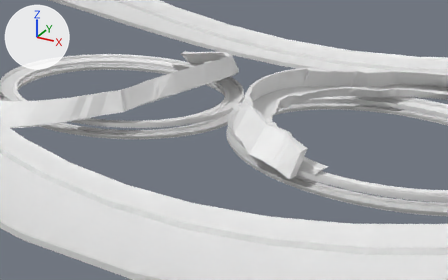
One commit to the FBX model Assets/Models/4TRACKS.fbx: the scene before it, then after it.
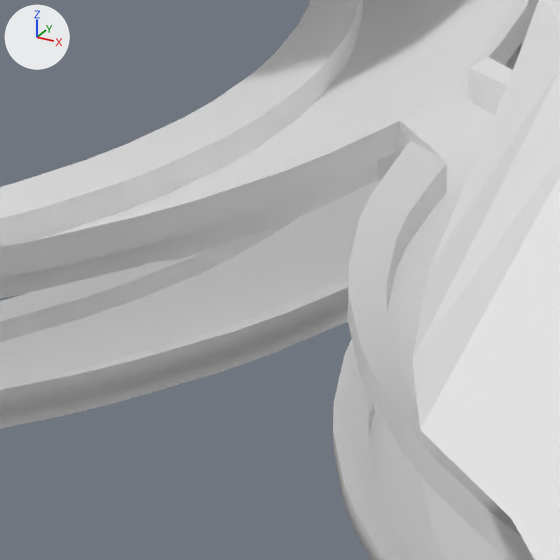
Old and new are each drawn from a 50 mm lens placed at (179.1, -382.7, 171.9), pointed at (-24.2, -13.0, -12.9) and again close up on the part from 44% to 55% of the width and 35% to 52% of the height. Every picture has the same lights, and +X, +Y and +Z are marked at upper left. Where no turn or scale is listed for an object, it has been applied to the vertices.

The first close-up shows 'ALLROADS2', 'ALLWALL1', 'FIGURE8RAMPSWALLS2', 'FIGURE8ROAD', 'FIGURE8ROADWALLS'.
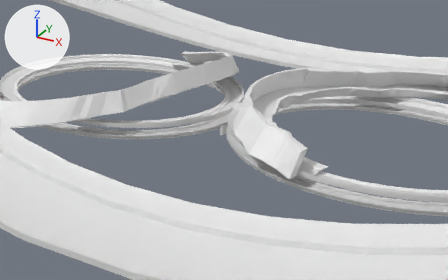
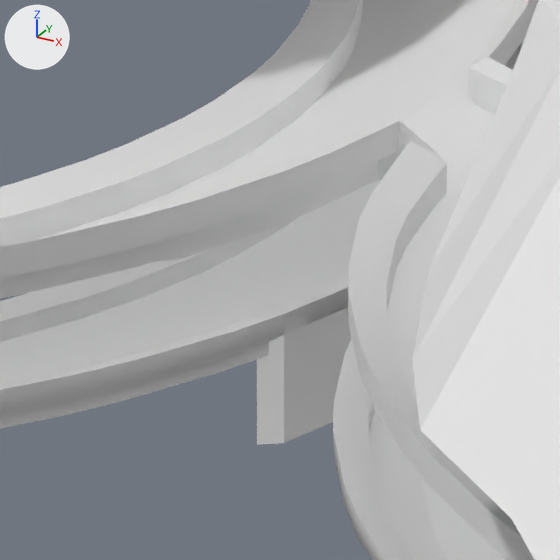
Commit message: updated track

Where the change shows, as pixel boxes [x1, y1, x2, y2] in the close-ups (560 x 560 px):
'GATE1ish', added: after [257, 277, 352, 445]

Patch to the scene script:
```diff
--- a/Assets/Models/4TRACKS.fbx.py
+++ b/Assets/Models/4TRACKS.fbx.py
@@ me_mesh_002_1 @@
+me_mesh_002_1.from_pydata(...)  # 28 vertices, 31 faces; spans x -2.4..2.4, y -11.2..11.2, z -4.7..4.7
@@ ob_gate1ish @@
+ob_gate1ish = bpy.data.objects.new('GATE1ish', me_mesh_002_1)
+ob_gate1ish.location = (-22.76, -6.53, -2.84)
```
